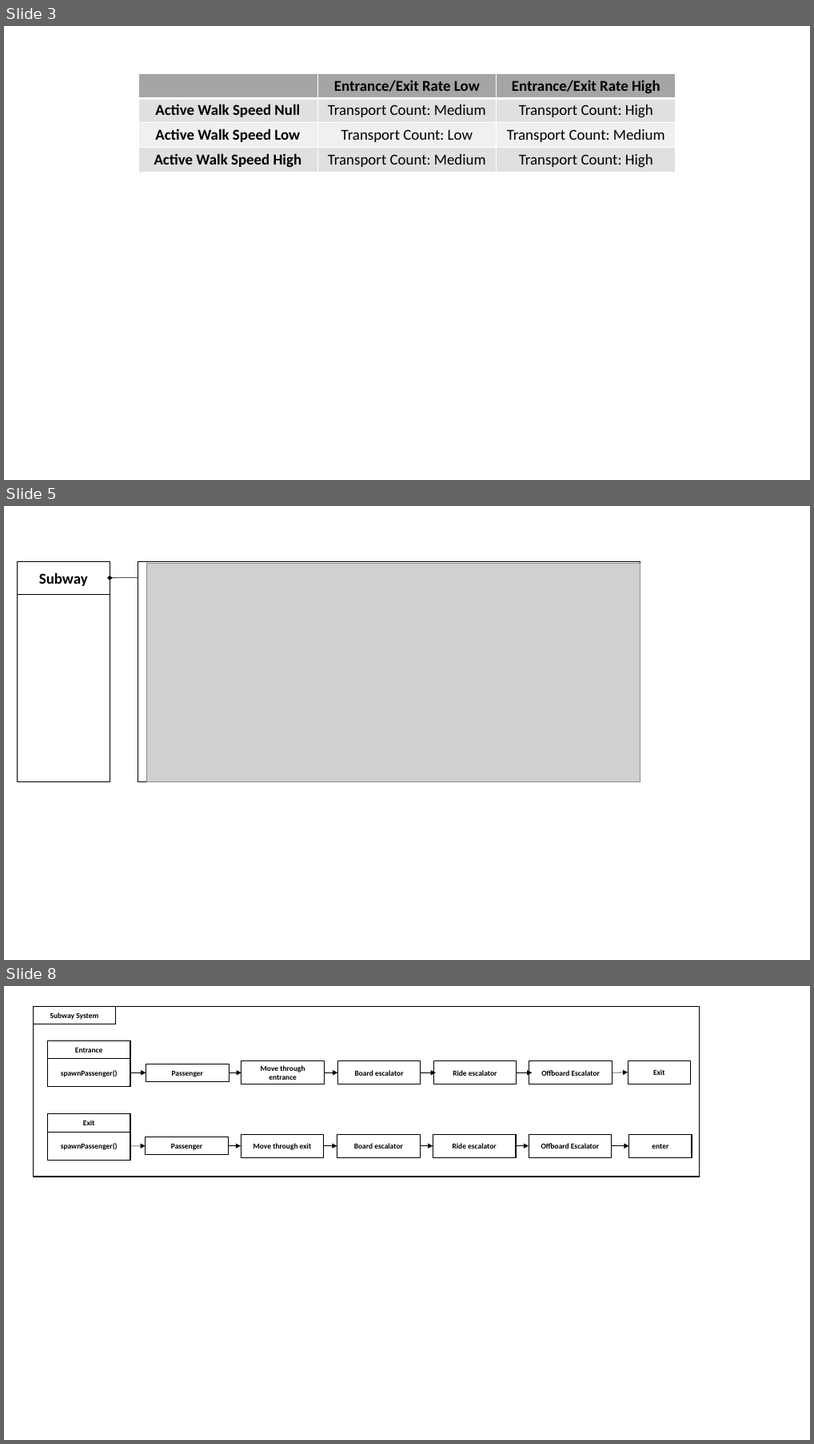
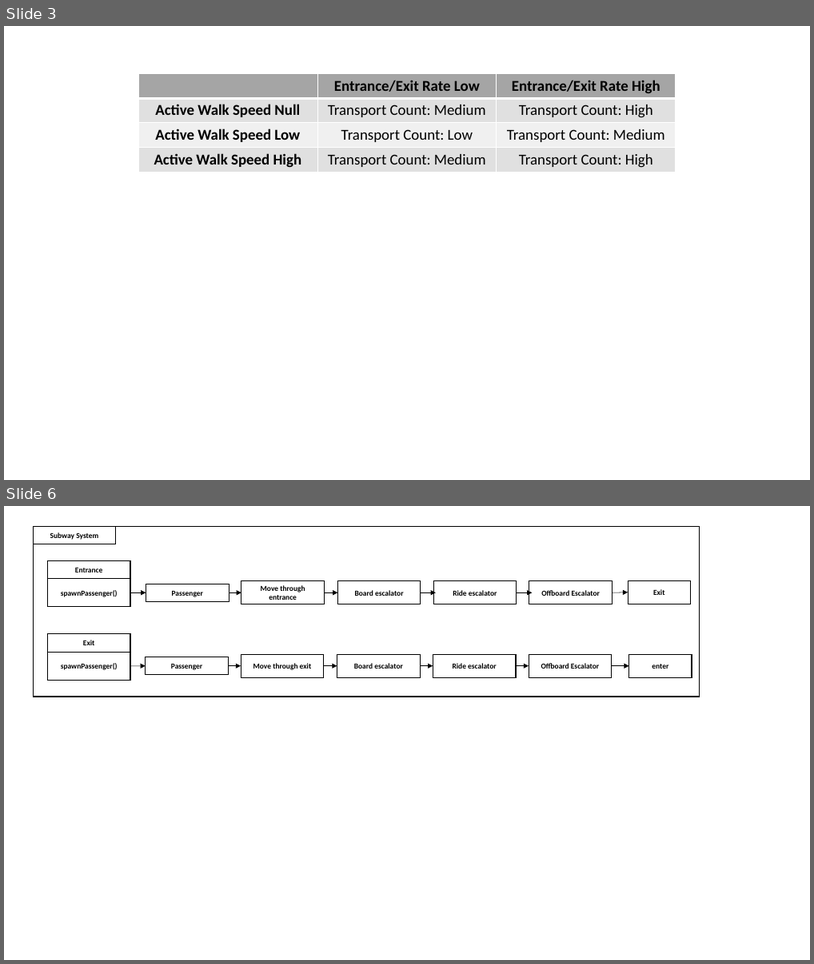
Before and after one commit to IDS6145-Fall2019/assignment1-rhyben94, a slide deck: images/Image-Bank.pptx. Shown one above the other, each under a label of ours: slides 3, 5 and 8 before the commit, slides 3 and 6 after it; the slides between them are not shown. The pictures are 814x1444 and 814x964 pixels, drawn with LibreOffice and Linux fonts; fonts in the diff are those of the drawing; grey boxes stand for pictures. Boxes give left, top, right and bottom in pixels: in the first picture for what was removed or moved away, otherwise in the second. Text is boxed around its words. In the diff, an @@ line names an element or a change of style, - is before the commit and + after.

```diff
--- a/images/Image-Bank.pptx
+++ b/images/Image-Bank.pptx
@@ slide 5 removed at [4,506,810,960], background #FFFFFF @@
@@ rectangle removed at [18,562,110,782] @@
@@ rectangle removed at [18,562,110,594] @@
-Subway
@@ rectangle removed at [138,562,641,782] @@
@@ picture removed at [147,563,641,781] @@
@@ arrow removed from (138, 578) to (110, 578) @@
@@ what was slide 8 is now slide 6 @@
```
Also in this commit, not shown: 3 slides changed, 1 slide added, 1 other slide removed, 10 other files.
